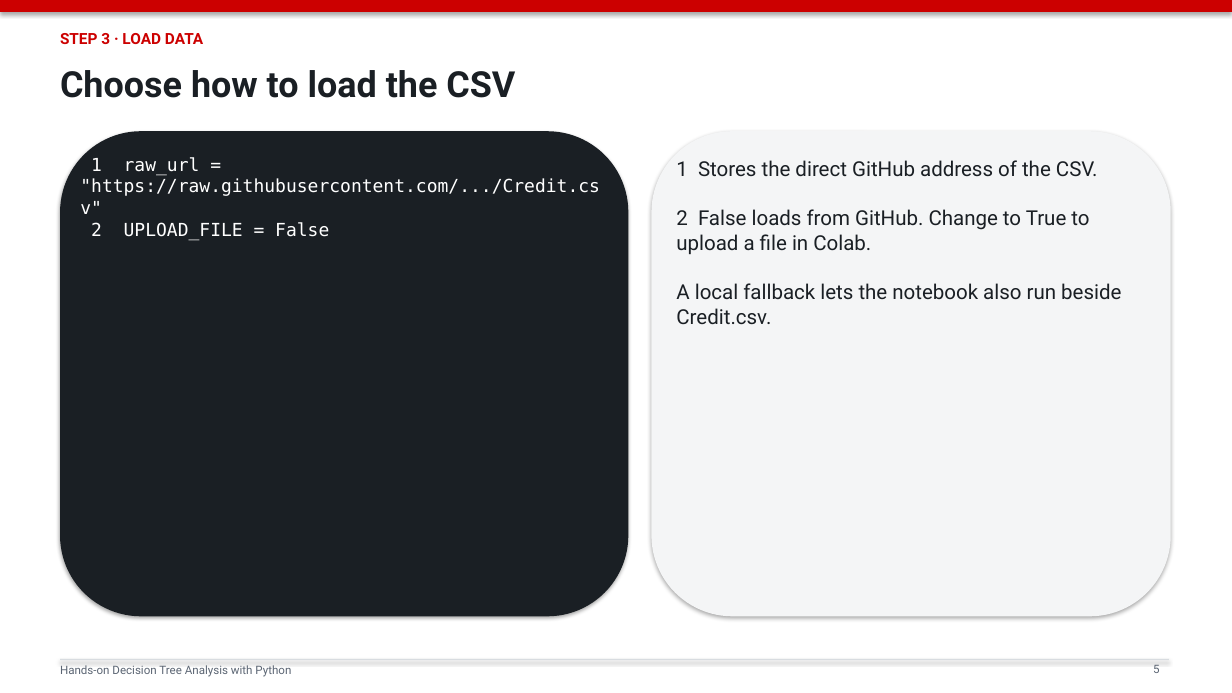
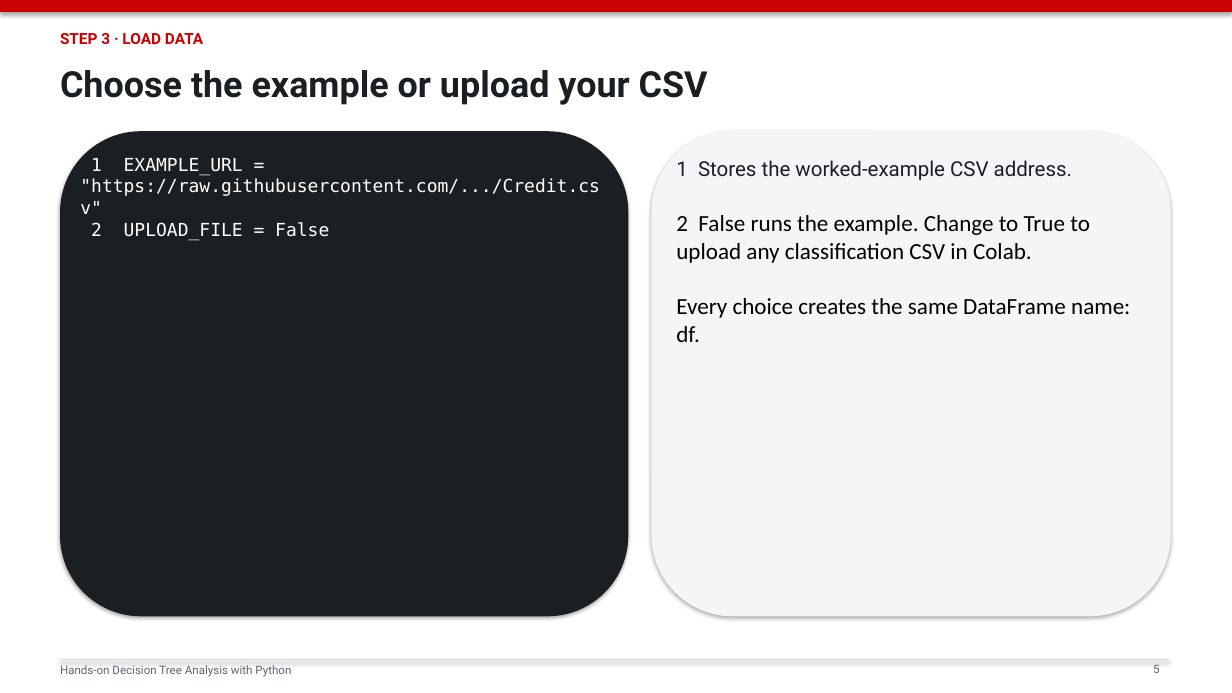
Before and after one commit to mojiahui777/ba_course, a slide deck: slide 5 of decision_tree_python_slides.pptx. Drawn at 1232x693 pixels with LibreOffice and Linux fonts; fonts in the diff are those of the drawing. Boxes give left, top, right and bottom in pixels: in the first picture for what was removed or moved away, otherwise in the second. Text is boxed around its words. In the diff, an @@ line names an element or a change of style, - is before the commit and + after.

```diff
--- a/decision_tree_python_slides.pptx
+++ b/decision_tree_python_slides.pptx
@@ text at <box>60,70,708,105</box>: text changed @@
-Choose how to load the CSV
+Choose the example or upload your CSV
@@ text at <box>80,158,600,240</box>: text changed @@
-1 raw_url = "https://raw.githubusercontent.com/.../Credit.csv"
-2 UPLOAD_FILE = False
+1 EXAMPLE_URL = "https://raw.githubusercontent.com/.../Credit.csv"
+2 UPLOAD_FILE = False
@@ text at <box>676,160,1130,342</box>: text changed; size 16 to 18 pt; font Roboto to Calibri; text colour #1A1F24 to #000000 @@
-1 Stores the direct GitHub address of the CSV.
-2 False loads from GitHub. Change to True to upload a file in Colab.
-A local fallback lets the notebook also run beside Credit.csv.
+1 Stores the worked-example CSV address.
+2 False runs the example. Change to True to upload any classification CSV in Colab.
+Every choice creates the same DataFrame name: df.
```
Also in this commit, not shown: 21 other slides changed, 1 other file.
